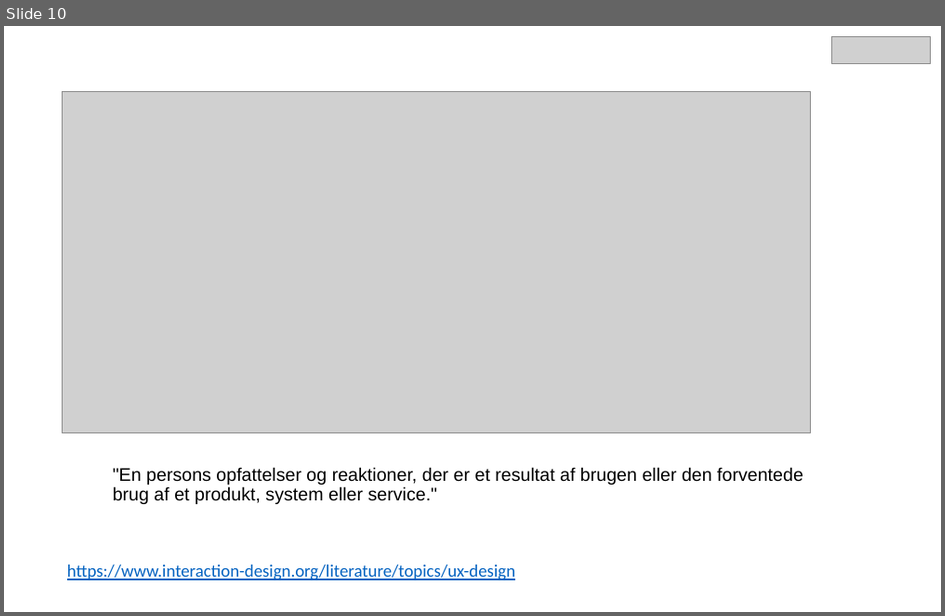
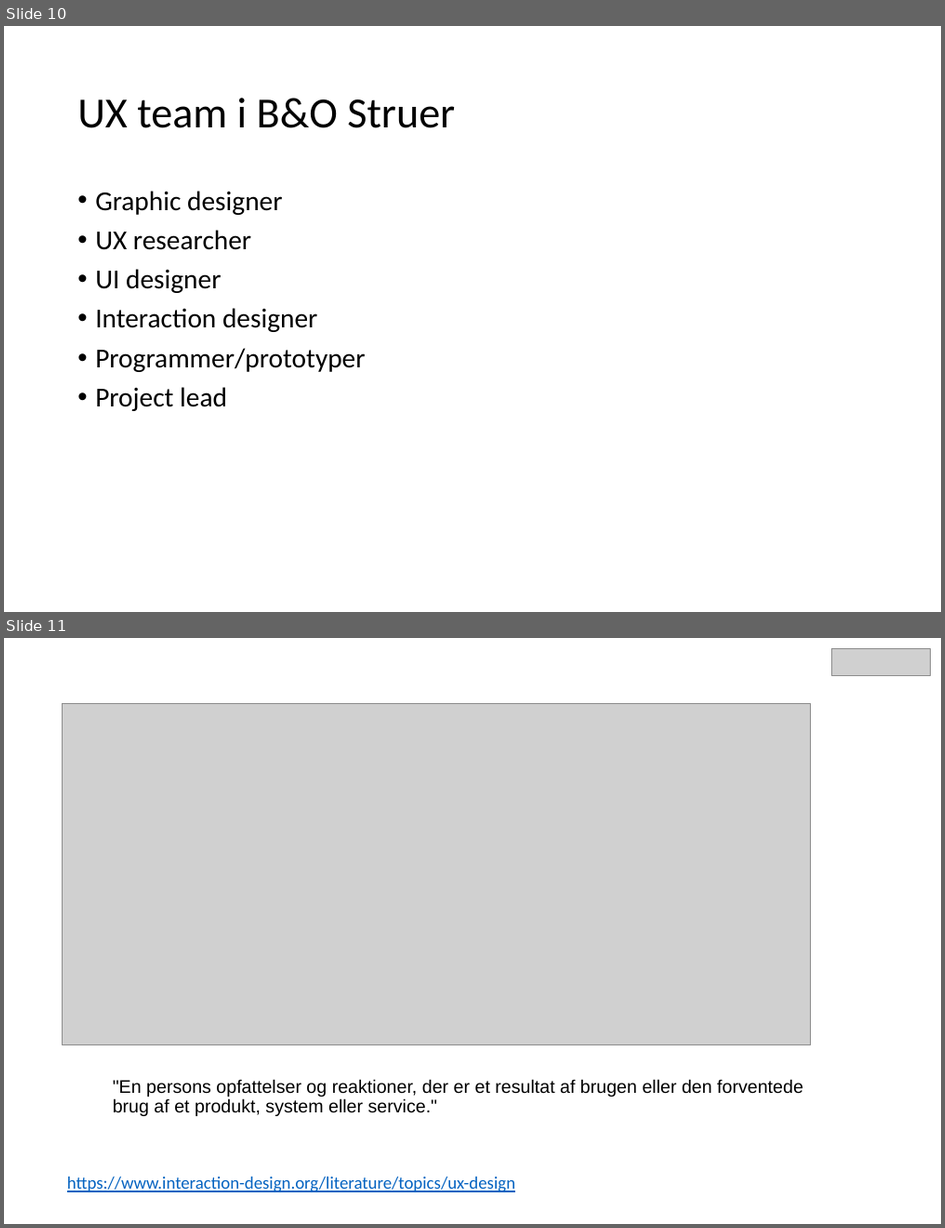
Before and after one commit to xiaoleibi/DMU26, a slide deck: UX valgfag2026.pptx. Shown one above the other, each under a label of ours: slide 10 before the commit, slides 10 and 11 after it. The pictures are 945x616 and 945x1228 pixels, drawn with LibreOffice and Linux fonts; fonts in the diff are those of the drawing; grey boxes stand for pictures. Boxes give left, top, right and bottom in pixels: in the first picture for what was removed or moved away, otherwise in the second. Text is boxed around its words. In the diff, an @@ line names an element or a change of style, - is before the commit and + after.

```diff
--- a/UX valgfag2026.pptx
+++ b/UX valgfag2026.pptx
@@ slide 10 added at [4, 26, 941, 612], background #FFFFFF @@
@@ title added at [77, 98, 455, 128], 33 pt, text #000000 @@
+UX team i B&O Struer
@@ text added at [95, 191, 365, 411], 21 pt, text #000000 @@
+• Graphic designer
+• UX researcher
+• UI designer
+• Interaction designer
+• Programmer/prototyper
+• Project lead
@@ what was slide 10 is now slide 11 @@
```
